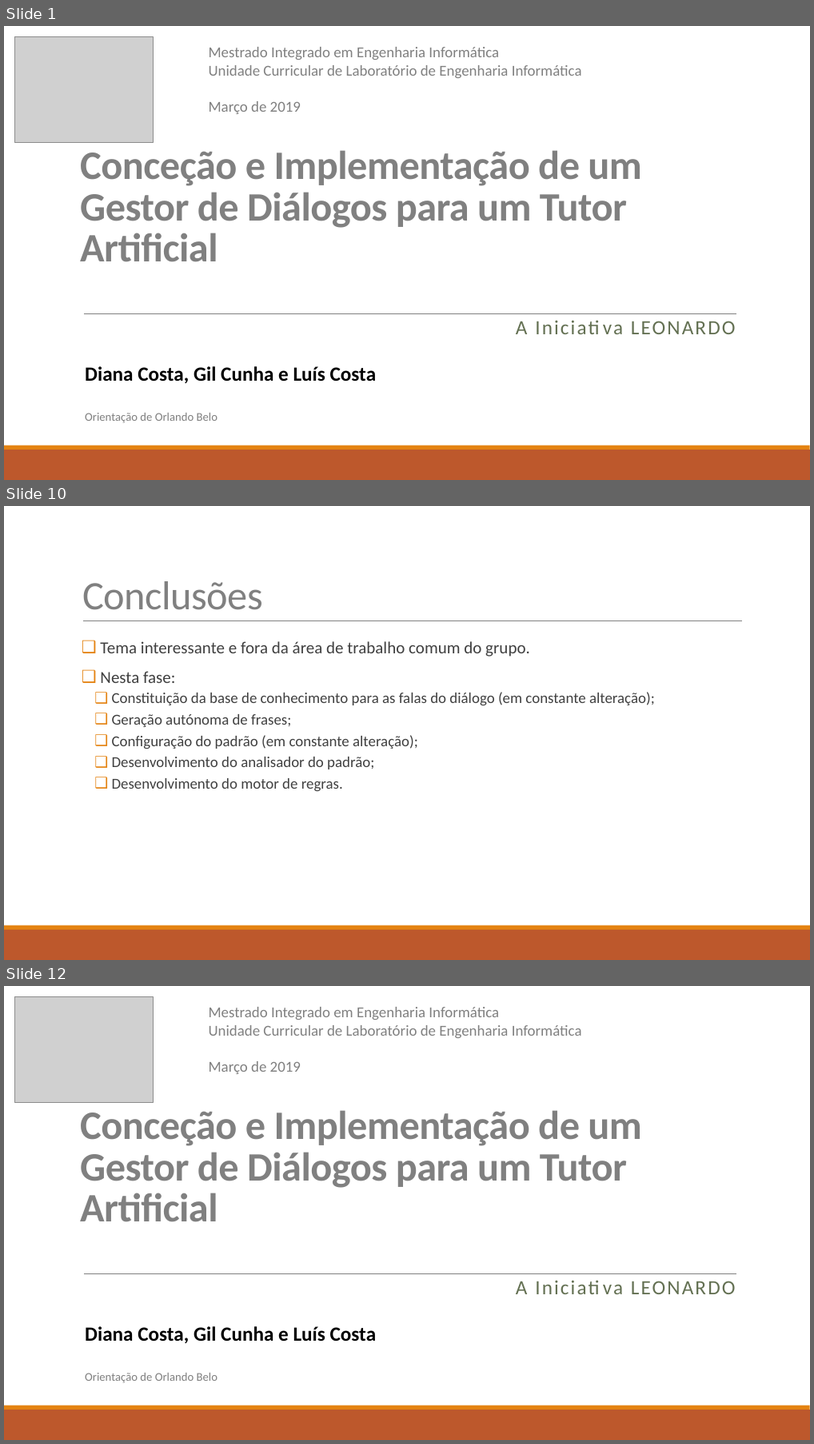
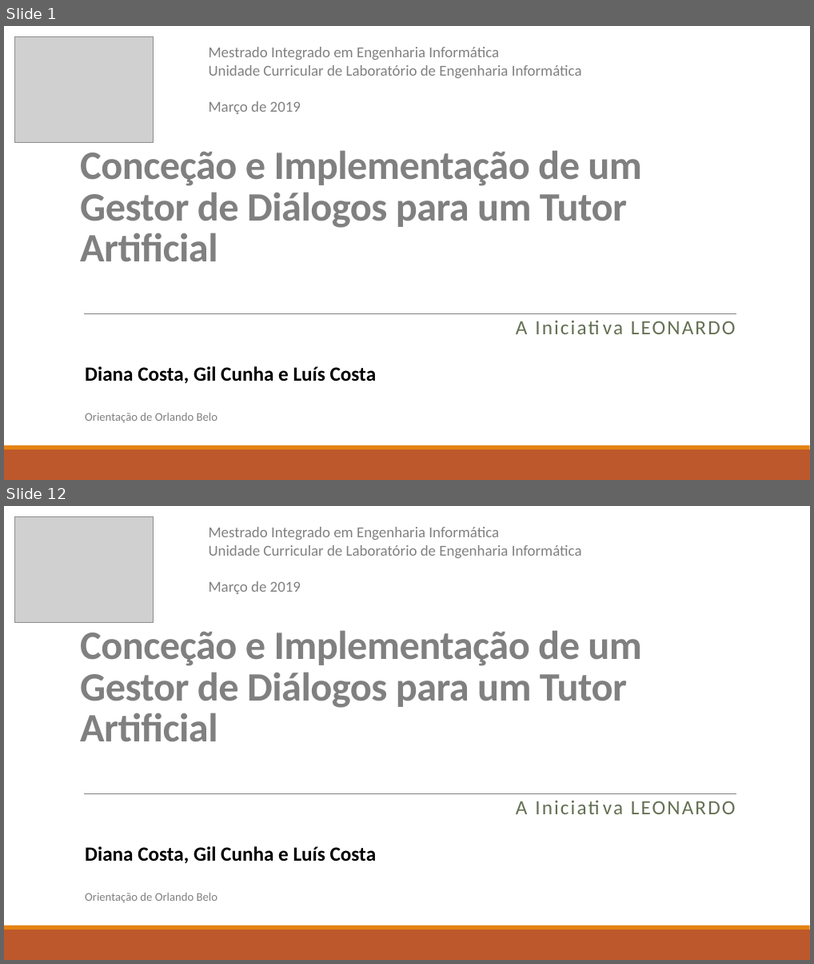
Before and after one commit to diisnc/Dialog_Agent_1819, a slide deck: Report/presentation_2_Diana.pptx. Shown one above the other, each under a label of ours: slides 1, 10 and 12 before the commit, slides 1 and 12 after it; the slides between them are not shown. The pictures are 814x1444 and 814x964 pixels, drawn with LibreOffice and Linux fonts; fonts in the diff are those of the drawing; grey boxes stand for pictures. Boxes give left, top, right and bottom in pixels: in the first picture for what was removed or moved away, otherwise in the second. Text is boxed around its words. In the diff, an @@ line names an element or a change of style, - is before the commit and + after.

```diff
--- a/Report/presentation_2_Diana.pptx
+++ b/Report/presentation_2_Diana.pptx
@@ slide 10 removed at [4,506,810,960], background #FFFFFF; not listed: 2 template elements that a slide beside it also shows @@
@@ title removed at [82,581,262,610] @@
-Conclusões
@@ line removed from (83, 621) to (742, 621) @@
@@ text removed at [100,641,655,791] @@
-❑ Tema interessante e fora da área de trabalho comum do grupo.
-❑ Nesta fase:
-  ❑ Constituição da base de conhecimento para as falas do diálogo (em constante alteração);
-  ❑ Geração autónoma de frases;
-  ❑ Configuração do padrão (em constante alteração);
-  ❑ Desenvolvimento do analisador do padrão;
-  ❑ Desenvolvimento do motor de regras.
```
Also in this commit, not shown: 2 slides changed, 8 slides added, 7 other slides removed, 2 other files.
